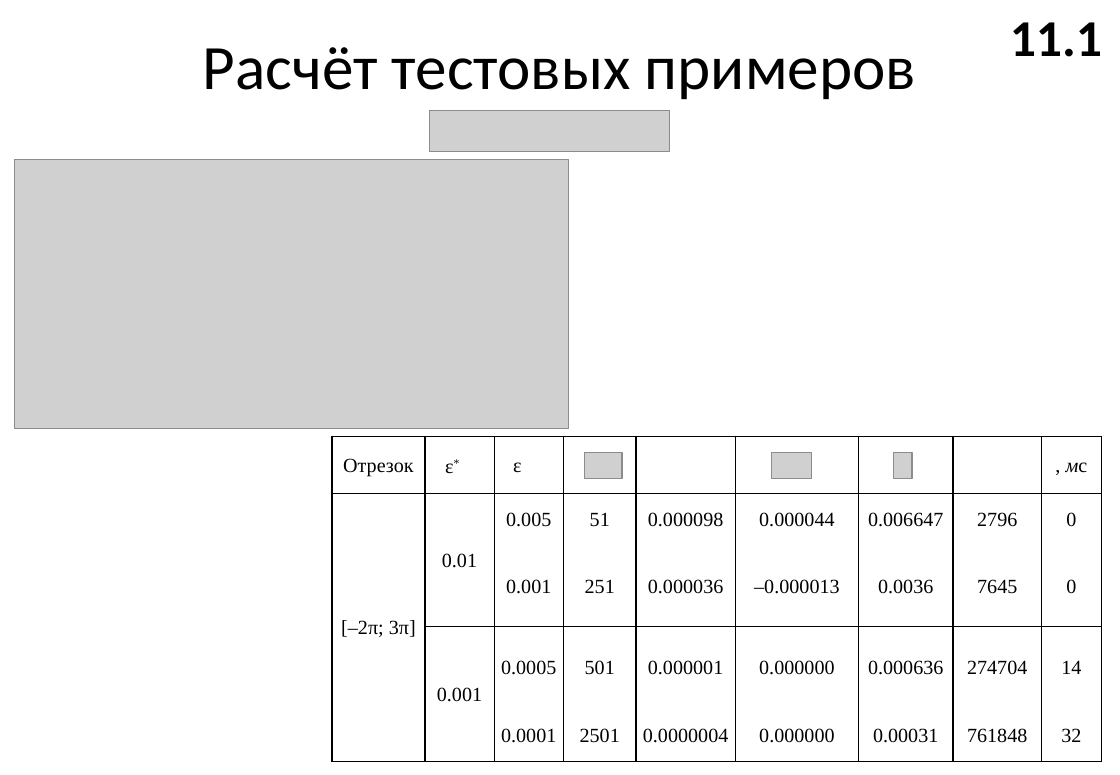
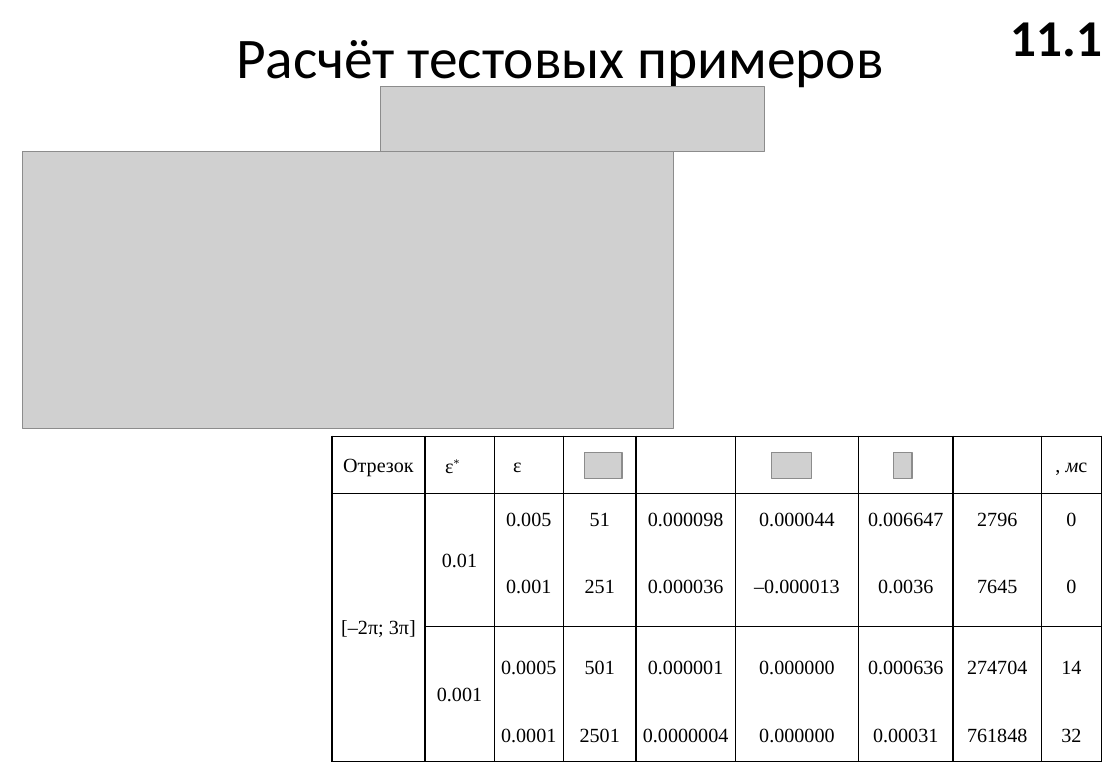
Before and after one commit to EgoPingvina/LipshMinimization, a slide deck: slide 12 of Documentation/Done/Презентация Бирюков 4412.pptx. Drawn at 1120x775 pixels with LibreOffice and Linux fonts; fonts in the diff are those of the drawing; grey boxes stand for pictures; background and template pictures are left out. Boxes give left, top, right and bottom in pixels: in the first picture for what was removed or moved away, otherwise in the second. Text is boxed around its words. In the diff, an @@ line names an element or a change of style, - is before the commit and + after.

```diff
--- a/Documentation/Done/Презентация Бирюков 4412.pptx
+++ b/Documentation/Done/Презентация Бирюков 4412.pptx
@@ title "Расчёт тестовых примеров" at (x1=236, y1=40, x2=883, y2=92): size 44 to 40 pt @@
@@ picture resized from (x1=430, y1=111, x2=670, y2=151) to (x1=381, y1=87, x2=764, y2=152) @@
@@ picture resized from (x1=14, y1=160, x2=568, y2=429) to (x1=23, y1=152, x2=674, y2=429) @@
```
Also in this commit, not shown: 6 other slides changed.
